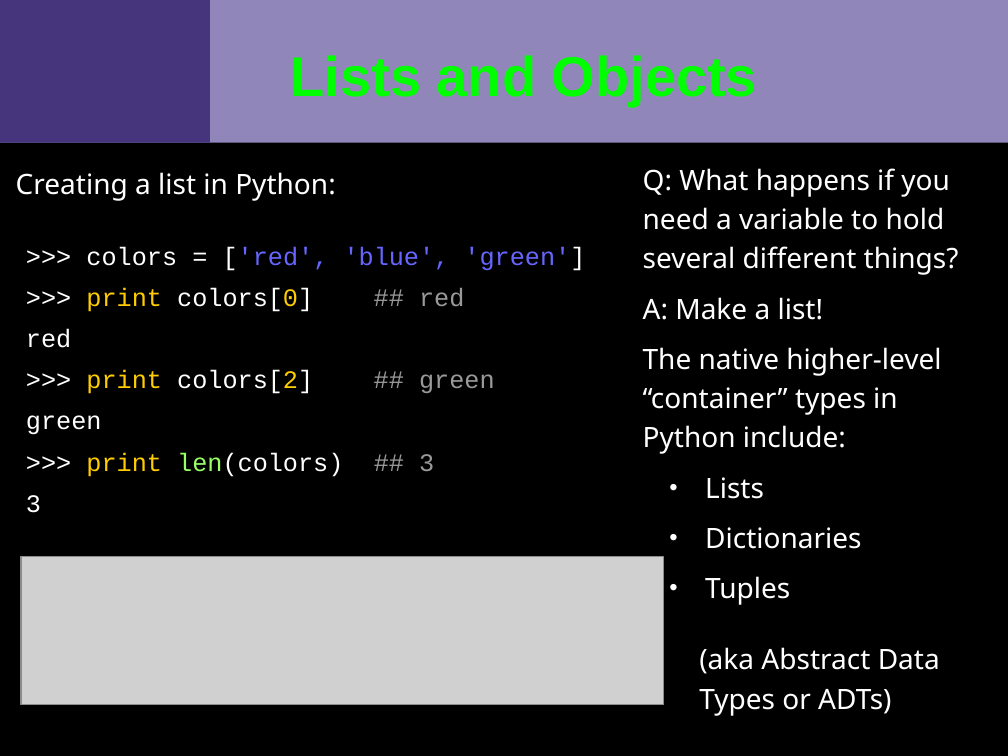
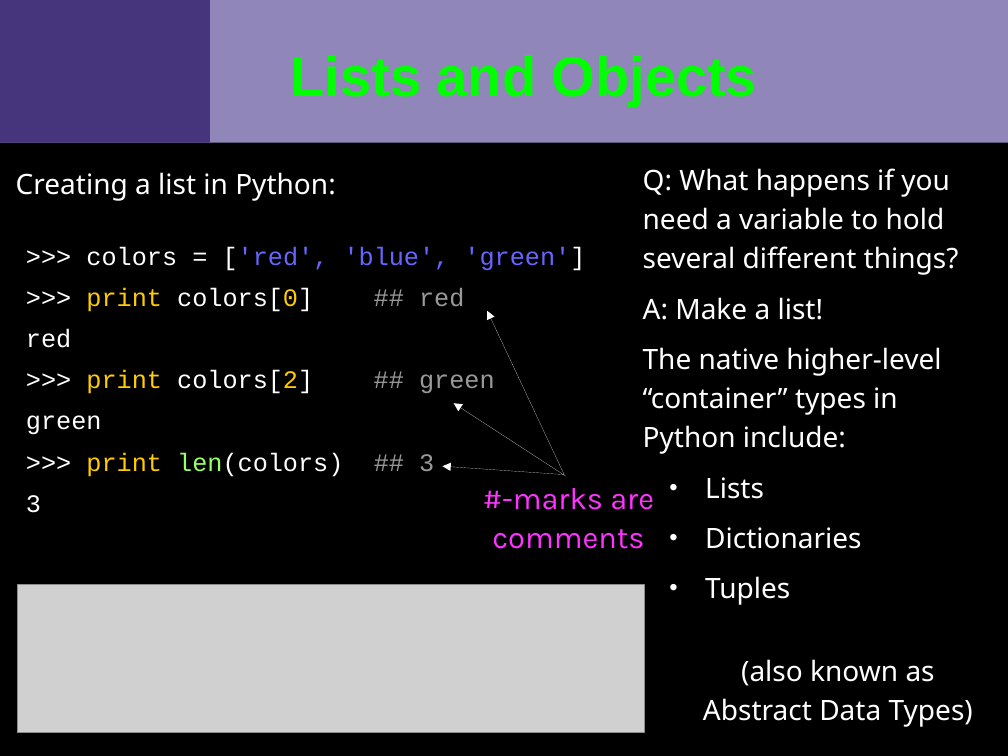
Before and after one commit to VCTLabs/swfk-python-intro, a slide deck: slide 7 of course_materials/slides/slideset2_beginning_python2_dev_SWFK.odp. Drawn at 1008x756 pixels with LibreOffice and Linux fonts; fonts in the diff are those of the drawing; grey boxes stand for pictures; background and template pictures are left out. Boxes give left, top, right and bottom in pixels: in the first picture for what was removed or moved away, otherwise in the second. Text is boxed around its words. In the diff, an @@ line names an element or a change of style, - is before the commit and + after.

```diff
--- a/course_materials/slides/slideset2_beginning_python2_dev_SWFK.odp
+++ b/course_materials/slides/slideset2_beginning_python2_dev_SWFK.odp
@@ arrow added from (564, 475) to (487, 310), #FFFFFF 0 pt @@
@@ arrow added from (565, 476) to (454, 403), #FFFFFF 0 pt @@
@@ arrow added from (564, 475) to (443, 467), #FFFFFF 0 pt @@
@@ text added at [483, 488, 654, 549], 22 pt, text #FF33FF @@
+#-marks are comments
@@ picture: place and size @@
-picture at [21, 556, 664, 705]
+picture at [17, 585, 644, 733]
@@ text at [703, 659, 973, 727]: text changed @@
-(aka Abstract Data Types or ADTs)
+(also known as Abstract Data Types)
```
Also in this commit, not shown: 5 other slides changed, 9 other files.
